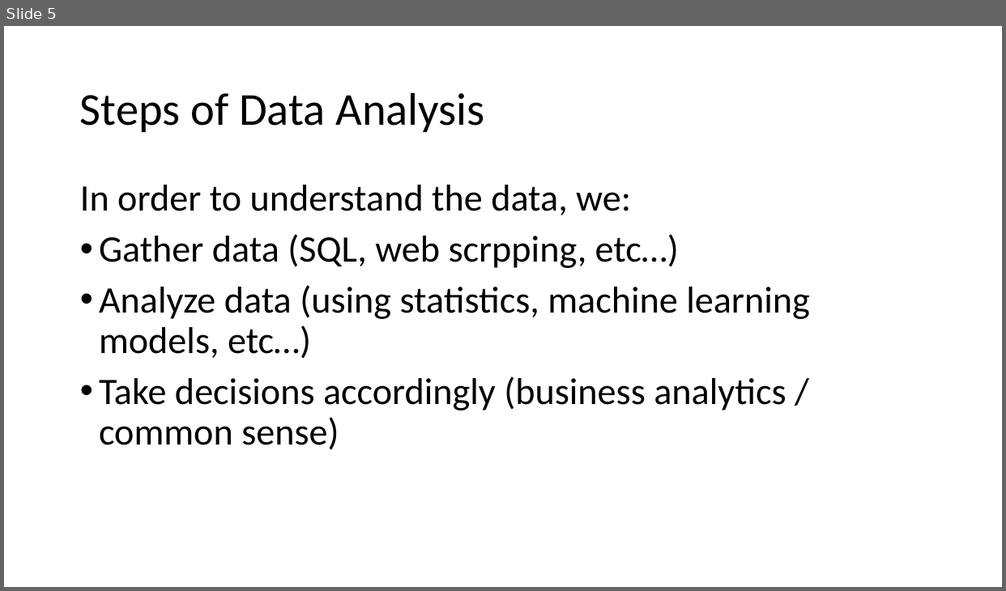
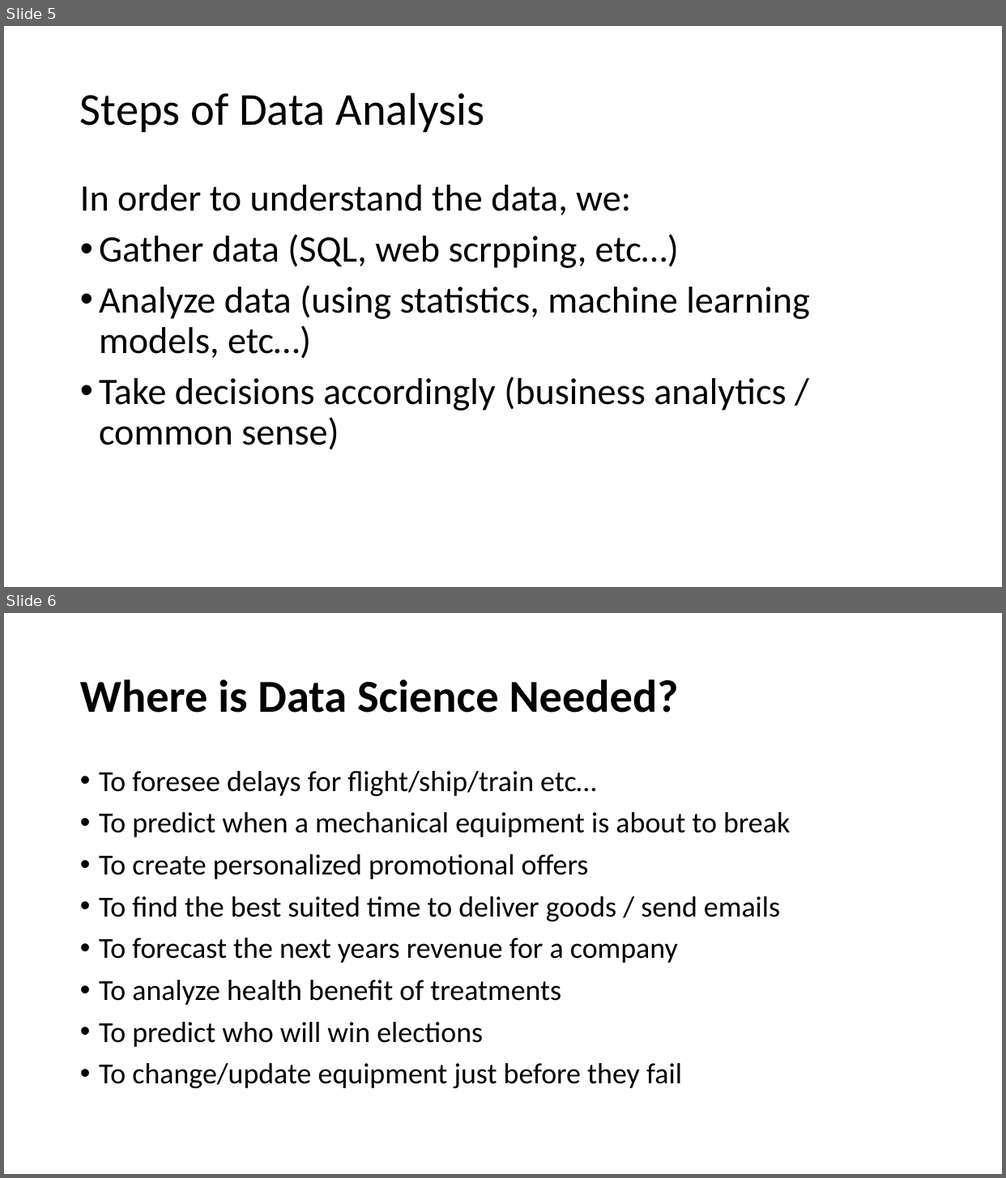
Before and after one commit to PRF-Development/DataAnalysisExtras, a slide deck: WhatIsDataAnalysis.pptx. Shown one above the other, each under a label of ours: slide 5 before the commit, slides 5 and 6 after it. The pictures are 1006x591 and 1006x1178 pixels, drawn with LibreOffice and Linux fonts; fonts in the diff are those of the drawing. Boxes give left, top, right and bottom in pixels: in the first picture for what was removed or moved away, otherwise in the second. Text is boxed around its words. In the diff, an @@ line names an element or a change of style, - is before the commit and + after.

Commit message:
use of DA slide

```diff
--- a/WhatIsDataAnalysis.pptx
+++ b/WhatIsDataAnalysis.pptx
@@ slide 6 added at [4, 613, 1002, 1174], background #FFFFFF @@
@@ title added at [80, 679, 679, 713], 44 pt, text #000000, bold @@
+Where is Data Science Needed?
@@ text added at [99, 771, 790, 1088], 28 pt, text #000000 @@
+• To foresee delays for flight/ship/train etc…
+• To predict when a mechanical equipment is about to break
+• To create personalized promotional offers
+• To find the best suited time to deliver goods / send emails
+• To forecast the next years revenue for a company
+• To analyze health benefit of treatments
+• To predict who will win elections
+• To change/update equipment just before they fail
```
